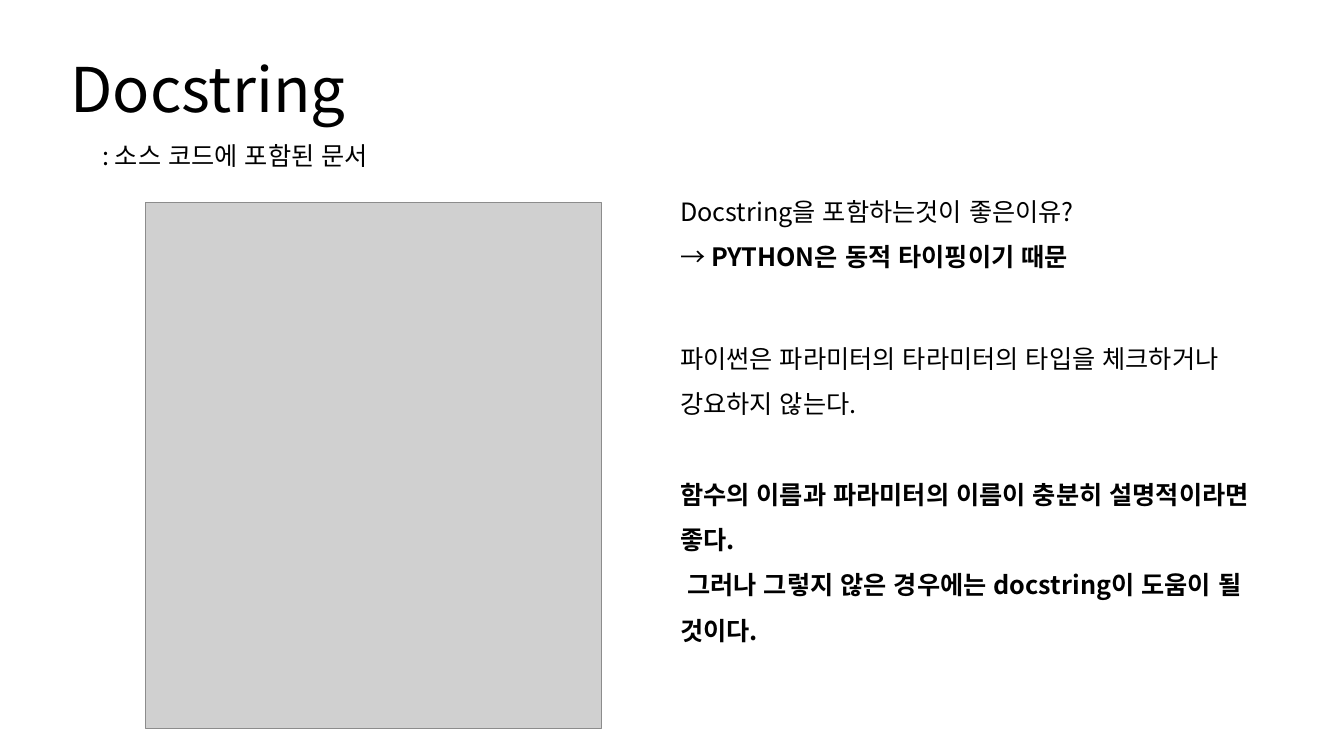
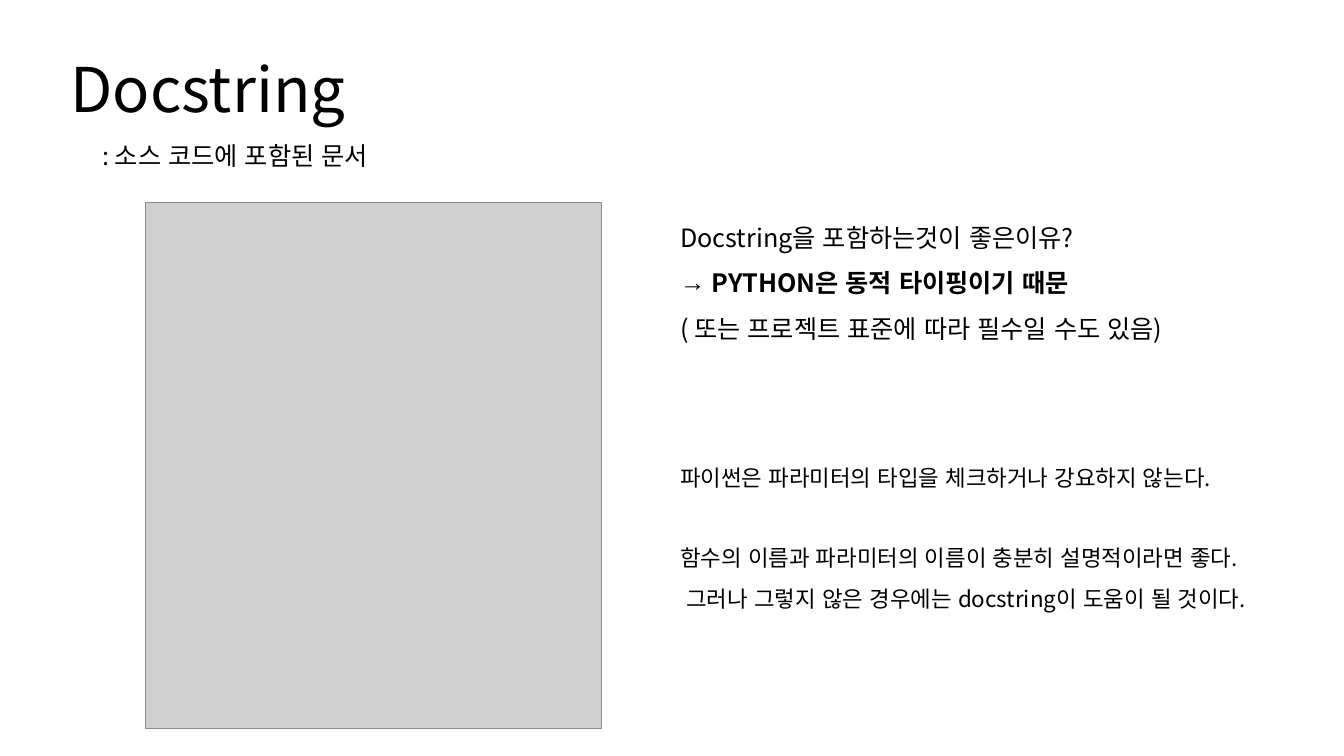
Before and after one commit to JONGSKY/Read-and-Write, a slide deck: slide 4 of chapter_1_소개, 코드 포매팅과 도구/1장_소개자료.pptx. Drawn at 1344x756 pixels with LibreOffice and Linux fonts; fonts in the diff are those of the drawing; grey boxes stand for pictures. Boxes give left, top, right and bottom in pixels: in the first picture for what was removed or moved away, otherwise in the second. Text is boxed around its words. In the diff, an @@ line names an element or a change of style, - is before the commit and + after.

```diff
--- a/chapter_1_소개, 코드 포매팅과 도구/1장_소개자료.pptx
+++ b/chapter_1_소개, 코드 포매팅과 도구/1장_소개자료.pptx
@@ text "Docstring을 포함하는것이 좋은이유?" moved from (x1=680, y1=200, x2=1074, y2=269) to (x1=680, y1=226, x2=1163, y2=343) @@
@@ text at (x1=694, y1=271, x2=1163, y2=343): text changed; bold off @@
-→ PYTHON은 동적 타이핑이기 때문
+→ PYTHON은 동적 타이핑이기 때문
+( 또는 프로젝트 표준에 따라 필수일 수도 있음)
@@ text "파이썬은 파라미터의 타입을 체크하거나 강요하지 ..." moved from (x1=680, y1=347, x2=1249, y2=643) to (x1=680, y1=467, x2=1246, y2=612) @@
@@ text at (x1=680, y1=467, x2=1211, y2=488): text changed; size 18 to 16 pt @@
-파이썬은 파라미터의 타라미터의 타입을 체크하거나 강요하지 않는다.
+파이썬은 파라미터의 타입을 체크하거나 강요하지 않는다.
@@ text at (x1=680, y1=547, x2=1246, y2=612): size 18 to 16 pt, bold off in "함수의 이름과 파라미터의 이름이 충분히 설명적이라면 좋다.", "그러나 그렇지 않은 경우에는 docstring이 도움이 될 ..." @@
```
Also in this commit, not shown: 5 other slides changed, 1 other file.
